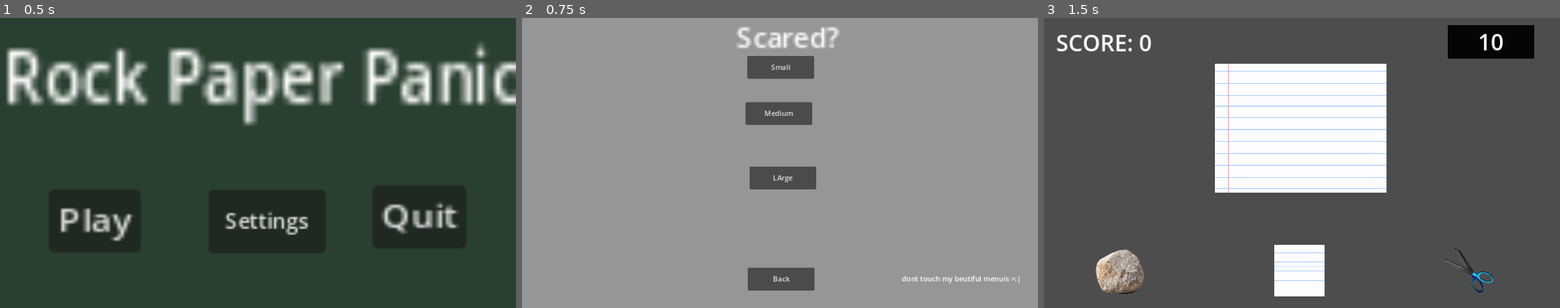
Above: before the commit, frames 1-3 (left to right).
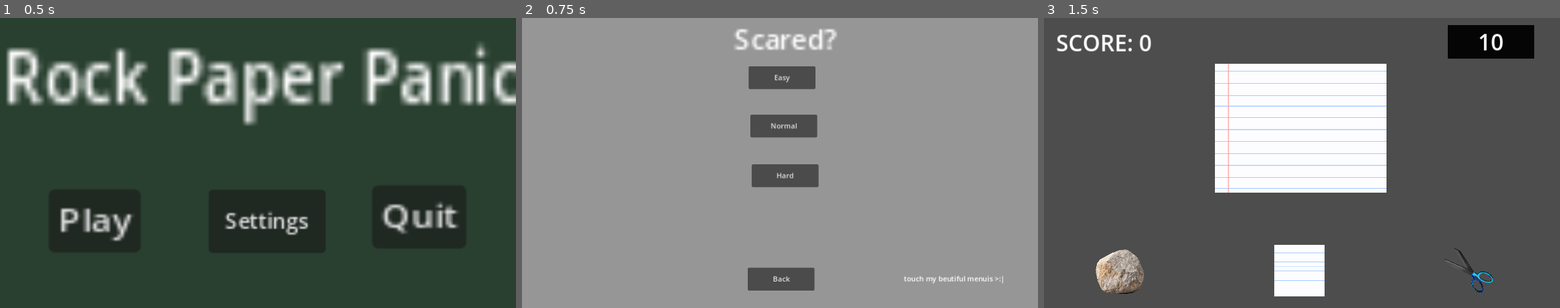
Above: after the commit, the same moments.

Repository: CoolCoderMan281/Rock-Paper-Panic
Game: Godot game, scene res://Scenes/mainmenu.tscn
Same seed, same stepped clock (60 frames per second), same inputs: the game is played once before the commit and once after it.
Inputs:
- Up to frame 1 (0.5 s): no input
- Up to frame 2 (0.75 s): click "Play" at 0.5 s
- Up to frame 3 (1.5 s): click "Small" (after the commit: "Easy") at 1.25 s

Frame 1 is identical in both runs. In frame 2, 3.5% of the frame differs, in the area x 41-97%, y 3-92%; in frame 3, nothing differs.

Commit message:
I messed with the manueis

Diff:
--- a/Scenes/gameplayselect.tscn
+++ b/Scenes/gameplayselect.tscn
@@ -13,29 +13,29 @@
 [node name="Easy" type="Button" parent="ColorRect"]
 unique_name_in_owner = true
 layout_mode = 0
-offset_left = 503.0
-offset_top = 85.0
-offset_right = 652.0
-offset_bottom = 136.0
-text = "Small"
+offset_left = 506.0
+offset_top = 108.0
+offset_right = 655.0
+offset_bottom = 159.0
+text = "Easy"
 
 [node name="Normal" type="Button" parent="ColorRect"]
 unique_name_in_owner = true
 layout_mode = 0
-offset_left = 499.0
-offset_top = 188.0
-offset_right = 648.0
-offset_bottom = 239.0
-text = "Medium"
+offset_left = 510.0
+offset_top = 216.0
+offset_right = 659.0
+offset_bottom = 267.0
+text = "Normal"
 
 [node name="Hard" type="Button" parent="ColorRect"]
 unique_name_in_owner = true
 layout_mode = 0
-offset_left = 508.0
-offset_top = 332.0
-offset_right = 657.0
-offset_bottom = 383.0
-text = "LArge"
+offset_left = 513.0
+offset_top = 327.0
+offset_right = 662.0
+offset_bottom = 378.0
+text = "Hard"
 
 [node name="Back" type="Button" parent="ColorRect"]
 unique_name_in_owner = true
@@ -48,10 +48,10 @@
 
 [node name="Title" type="Label" parent="ColorRect"]
 layout_mode = 0
-offset_left = 478.0
-offset_top = -1.0
-offset_right = 551.0
-offset_bottom = 30.0
+offset_left = 473.0
+offset_top = 3.0
+offset_right = 546.0
+offset_bottom = 34.0
 scale = Vector2(3.85606, 3.86121)
 text = "Scared?"
 
@@ -61,7 +61,7 @@
 offset_top = 571.0
 offset_right = 1114.0
 offset_bottom = 594.0
-text = "dont touch my beutiful menuis >:|"
+text = " touch my beutiful menuis >:|"
 
 [connection signal="pressed" from="ColorRect/Easy" to="." method="_on_easy_pressed"]
 [connection signal="pressed" from="ColorRect/Normal" to="." method="_on_normal_pressed"]
--- a/project.godot
+++ b/project.godot
@@ -12,7 +12,7 @@
 
 config/name="Rock Paper Panic"
 run/main_scene="res://Scenes/mainmenu.tscn"
-config/features=PackedStringArray("4.3", "Forward Plus")
+config/features=PackedStringArray("4.2", "Forward Plus")
 config/icon="res://Assets/Placeholder/icon.svg"
 
 [autoload]
